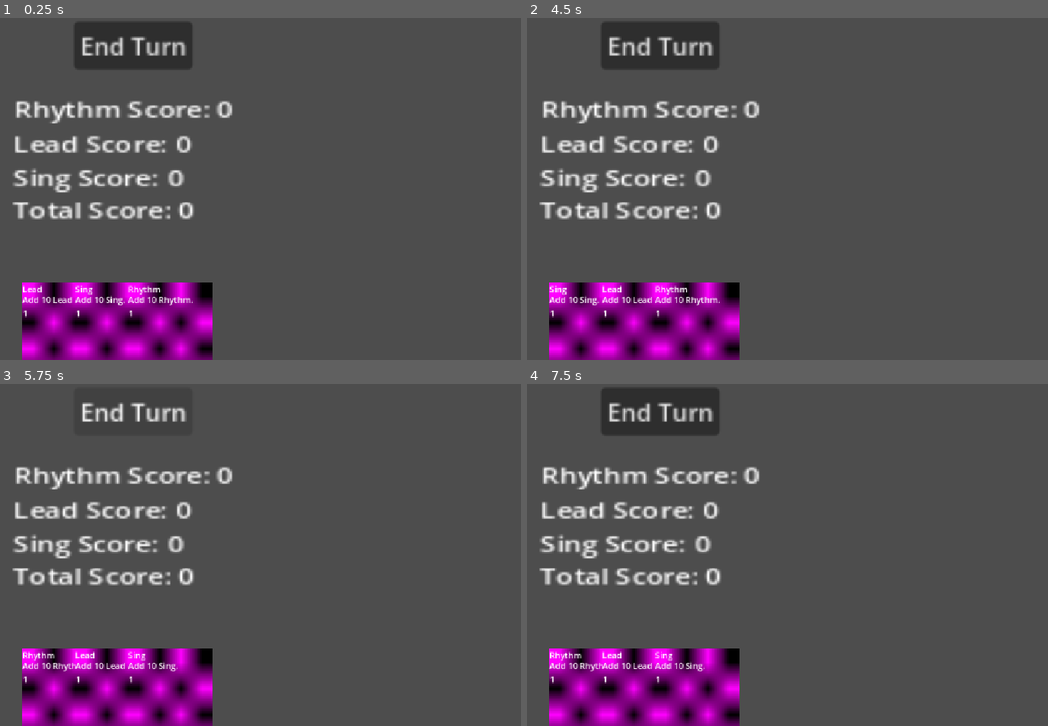
Above: before the commit, frames 1-4 (two rows, left to right).
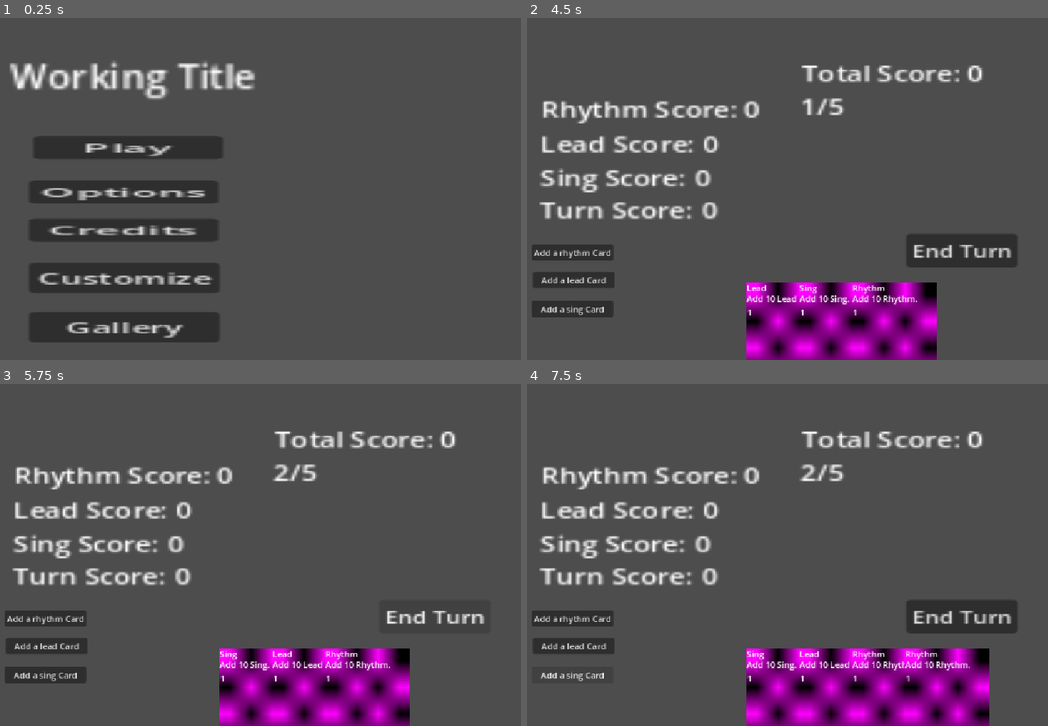
Above: after the commit, the same moments.

Repository: GraysonL133/BandGame
Game: Godot game, scene res://Scenes/Main Menu.tscn
Two runs of this game, one before a commit and one after it. Both use one fixed random seed, a clock stepped at 60 frames per second and the inputs below. Before the commit the project starts from res://Main.tscn.
Inputs (mouse positions are in pixels of both pictures, inside the frame that each line leads up to):
- Up to frame 1 (0.25 s): no input
- Up to frame 2 (4.5 s): click (662, 45) at 0.5 s, where only the run before the commit has a clickable "End Turn"; click (652, 192) at 1.25 s, where only the run after the commit has a clickable "Options"; click (652, 230) at 2 s, where only the run after the commit has a clickable "Credits"; click (652, 277) at 2.75 s, where only the run after the commit has a clickable "Customize"; click (652, 325) at 3.5 s, where only the run after the commit has a clickable "Gallery"; click (657, 147) at 4.25 s, where only the run after the commit has a clickable "Play"
- Up to frame 3 (5.75 s): click "End Turn" at 5 s
- Up to frame 4 (7.5 s): click (573, 619) at 5.75 s, where only the run after the commit has a clickable "Add a rhythm Card"; click (573, 647) at 6.5 s, where only the run after the commit has a clickable "Add a lead Card"; click (573, 674) at 7.25 s, where only the run after the commit has a clickable "Add a sing Card"

The runs differ from the first frame. In frame 1, 24% of the frame differs, in the area x 1-49%, y 1-100%; in frame 2, 24%; in frame 3, 21%; in frame 4, 26%, in the area x 1-95%, y 1-100%.

Commit message:
V0.1
- Added shop
- Added round counter/round label
- Added add rhythm/lead/sing buttons
*Add rhythm button has limited functionality but lowky breaks the game

Diff:
--- a/band-game/Main.tscn
+++ /dev/null
@@ -1,96 +0,0 @@
-[gd_scene format=3 uid="uid://b8jbs1mxfbfx5"]
-
-[ext_resource type="Script" uid="uid://d1ldqep0pyhp8" path="res://Scripts/game.gd" id="1_uu6xs"]
-[ext_resource type="PackedScene" uid="uid://dv1wjw47oodul" path="res://Card.tscn" id="2_r0du0"]
-[ext_resource type="Resource" uid="uid://cfq8vsh4xbmcn" path="res://Cards/Lead.tres" id="3_3dxm6"]
-[ext_resource type="Script" uid="uid://bx6y3057cudoi" path="res://Scripts/card_data.gd" id="3_cm0pq"]
-[ext_resource type="Script" uid="uid://2yfkgw1e5e6i" path="res://Scripts/play_area.gd" id="3_r0du0"]
-[ext_resource type="Resource" uid="uid://d1d64e5neud2i" path="res://Cards/Rhythm.tres" id="4_lgr22"]
-[ext_resource type="Resource" uid="uid://dv58272u34d1a" path="res://Cards/Sing.tres" id="6_trn2v"]
-[ext_resource type="Script" uid="uid://d380rjxeklfh7" path="res://Scripts/label.gd" id="7_lgr22"]
-
-[node name="Main" type="Node2D" unique_id=1658555960]
-script = ExtResource("1_uu6xs")
-card_scene = ExtResource("2_r0du0")
-starting_deck = Array[ExtResource("3_cm0pq")]([ExtResource("3_3dxm6"), ExtResource("4_lgr22"), ExtResource("6_trn2v")])
-
-[node name="CanvasLayer2" type="CanvasLayer" parent="." unique_id=2102306221]
-layer = 2
-
-[node name="PlayArea" type="Control" parent="CanvasLayer2" unique_id=2021892682]
-layout_mode = 3
-anchors_preset = 0
-offset_left = 599.0
-offset_top = -4.0
-offset_right = 639.0
-offset_bottom = 36.0
-scale = Vector2(13.468555, 15.844731)
-script = ExtResource("3_r0du0")
-
-[node name="HandContainer" type="HBoxContainer" parent="." unique_id=1009447220]
-offset_left = 27.0
-offset_top = 502.00006
-offset_right = 27.0
-offset_bottom = 502.00006
-size_flags_horizontal = 3
-theme_override_constants/separation = 100
-
-[node name="Card" parent="HandContainer" unique_id=1717311364 instance=ExtResource("2_r0du0")]
-layout_mode = 2
-metadata/_edit_use_anchors_ = true
-
-[node name="Button" type="Button" parent="." unique_id=971280543]
-offset_left = 225.0
-offset_top = 7.0
-offset_right = 233.0
-offset_bottom = 15.0
-scale = Vector2(2.8720484, 2.9151933)
-text = "End Turn"
-
-[node name="RhythmLabel" type="Label" parent="." unique_id=957274054]
-offset_left = 111.00001
-offset_top = 142.0
-offset_right = 203.0
-offset_bottom = 165.0
-scale = Vector2(3.3019056, 2.5880637)
-text = "Rhythm Label"
-script = ExtResource("7_lgr22")
-
-[node name="LeadLabel" type="Label" parent="." unique_id=1161486049]
-offset_left = 109.0
-offset_top = 208.0
-offset_right = 149.0
-offset_bottom = 231.0
-scale = Vector2(3.3019056, 2.5880637)
-text = "Lead Label"
-script = ExtResource("7_lgr22")
-
-[node name="SingLabel" type="Label" parent="." unique_id=1140446398]
-offset_left = 109.00001
-offset_top = 272.0
-offset_right = 201.0
-offset_bottom = 295.0
-scale = Vector2(3.3019056, 2.5880637)
-text = "Sing Label"
-script = ExtResource("7_lgr22")
-
-[node name="TotalLabel" type="Label" parent="." unique_id=296819040]
-offset_left = 109.00001
-offset_top = 333.0
-offset_right = 201.0
-offset_bottom = 356.0
-scale = Vector2(3.3019056, 2.5880637)
-text = "Total Label"
-script = ExtResource("7_lgr22")
-
-[node name="CanvasLayer" type="CanvasLayer" parent="." unique_id=2069914496]
-
-[node name="ghostContainer" type="HBoxContainer" parent="CanvasLayer" unique_id=1987951497]
-offset_left = 500.0
-offset_top = 300.0
-offset_right = 660.0
-offset_bottom = 500.0
-theme_override_constants/separation = 200
-
-[connection signal="card_played" from="CanvasLayer2/PlayArea" to="HandContainer/Card" method="_on_play_area_card_played"]
-[connection signal="pressed" from="Button" to="." method="_on_button_pressed"]
--- /dev/null
+++ b/band-game/Scenes/Card.tscn
@@ -0,0 +1,45 @@
+[gd_scene format=3 uid="uid://dv1wjw47oodul"]
+
+[ext_resource type="Script" uid="uid://i5hy3wud3d7j" path="res://Scripts/Card.gd" id="1_dd2wi"]
+
+[sub_resource type="LabelSettings" id="LabelSettings_cm0pq"]
+
+[node name="Card" type="Control" unique_id=1717311364]
+layout_mode = 3
+anchors_preset = 15
+anchor_right = 1.0
+anchor_bottom = 1.0
+grow_horizontal = 2
+grow_vertical = 2
+script = ExtResource("1_dd2wi")
+
+[node name="Background" type="TextureRect" parent="." unique_id=1461205092]
+layout_mode = 0
+offset_right = 160.0
+offset_bottom = 200.0
+
+[node name="NameLabel" type="Label" parent="." unique_id=461241499]
+layout_mode = 0
+offset_right = 40.0
+offset_bottom = 23.0
+label_settings = SubResource("LabelSettings_cm0pq")
+
+[node name="DescLabel" type="Label" parent="." unique_id=664386844]
+layout_mode = 0
+offset_top = 20.0
+offset_right = 40.0
+offset_bottom = 43.0
+
+[node name="CostLabel" type="Label" parent="." unique_id=1423256976]
+layout_mode = 0
+offset_left = 1.0
+offset_top = 46.0
+offset_right = 41.0
+offset_bottom = 69.0
+
+[node name="Border" type="Panel" parent="." unique_id=1343991024]
+layout_mode = 0
+offset_left = -5.0
+offset_top = -5.0
+offset_right = 165.0
+offset_bottom = 205.0
--- /dev/null
+++ b/band-game/Scenes/Main Menu.tscn
@@ -0,0 +1,56 @@
+[gd_scene format=3 uid="uid://bh4f606h3ixjw"]
+
+[ext_resource type="Script" uid="uid://c187vurdxjsro" path="res://Scripts/main_menu.gd" id="1_5b7ti"]
+
+[node name="MainMenu" type="Node2D" unique_id=560232698]
+script = ExtResource("1_5b7ti")
+
+[node name="PlayButton" type="Button" parent="." unique_id=1693009426]
+offset_left = 148.0
+offset_top = 224.0
+offset_right = 218.0
+offset_bottom = 255.0
+scale = Vector2(5.1152205, 1.4121588)
+text = "Play"
+
+[node name="optionsButton" type="Button" parent="." unique_id=289227016]
+offset_left = 140.00002
+offset_top = 308.0
+offset_right = 210.00002
+offset_bottom = 339.0
+scale = Vector2(5.1152205, 1.4121588)
+text = "Options"
+
+[node name="CreditsButton" type="Button" parent="." unique_id=426007111]
+offset_left = 140.0
+offset_top = 380.00003
+offset_right = 210.0
+offset_bottom = 411.00003
+scale = Vector2(5.1152205, 1.4121588)
+text = "Credits"
+
+[node name="CustomizeButton" type="Button" parent="." unique_id=1490996985]
+offset_left = 140.0
+offset_top = 464.00003
+offset_right = 229.0
+offset_bottom = 495.00003
+scale = Vector2(4.0465817, 1.8563049)
+text = "Customize"
+
+[node name="GalleryButton" type="Button" parent="." unique_id=1430761079]
+offset_left = 140.0
+offset_top = 557.0
+offset_right = 229.0
+offset_bottom = 588.0
+scale = Vector2(4.0465817, 1.8563049)
+text = "Gallery"
+
+[node name="Label" type="Label" parent="." unique_id=411730666]
+offset_left = 104.0
+offset_top = 61.0
+offset_right = 207.0
+offset_bottom = 84.0
+scale = Vector2(4.5372715, 4.086849)
+text = "Working Title"
+
+[connection signal="pressed" from="PlayButton" to="." method="_on_play_button_pressed"]
--- /dev/null
+++ b/band-game/Scenes/Main.tscn
@@ -0,0 +1,153 @@
+[gd_scene format=3 uid="uid://b8jbs1mxfbfx5"]
+
+[ext_resource type="Script" uid="uid://d1ldqep0pyhp8" path="res://Scripts/game.gd" id="1_vy5pj"]
+[ext_resource type="PackedScene" uid="uid://dv1wjw47oodul" path="res://Scenes/Card.tscn" id="2_bmxlf"]
+[ext_resource type="Script" uid="uid://bx6y3057cudoi" path="res://Scripts/card_data.gd" id="3_4kpch"]
+[ext_resource type="Resource" uid="uid://cfq8vsh4xbmcn" path="res://Cards/Lead.tres" id="4_grg3l"]
+[ext_resource type="Resource" uid="uid://d1d64e5neud2i" path="res://Cards/Rhythm.tres" id="5_frkhe"]
+[ext_resource type="Resource" uid="uid://dv58272u34d1a" path="res://Cards/Sing.tres" id="6_1p5hy"]
+[ext_resource type="Script" uid="uid://5vwghrcpoaqc" path="res://Scripts/Hand.gd" id="7_vy5pj"]
+[ext_resource type="Script" uid="uid://2yfkgw1e5e6i" path="res://Scripts/play_area.gd" id="8_erwvk"]
+[ext_resource type="Script" uid="uid://d380rjxeklfh7" path="res://Scripts/label.gd" id="9_2w5on"]
+
+[node name="Main" type="Node2D" unique_id=1658555960]
+script = ExtResource("1_vy5pj")
+card_scene = ExtResource("2_bmxlf")
+starting_deck = Array[ExtResource("3_4kpch")]([ExtResource("4_grg3l"), ExtResource("5_frkhe"), ExtResource("6_1p5hy")])
+
+[node name="HandLayer" type="CanvasLayer" parent="." unique_id=1302286153]
+layer = 10
+
+[node name="HandContainer" type="Control" parent="HandLayer" unique_id=528911650]
+layout_mode = 3
+anchors_preset = 0
+offset_left = 460.0
+offset_top = 611.0
+offset_right = 500.0
+offset_bottom = 651.0
+script = ExtResource("7_vy5pj")
+
+[node name="Card" parent="HandLayer/HandContainer" unique_id=1717311364 instance=ExtResource("2_bmxlf")]
+layout_mode = 1
+anchors_preset = -1
+anchor_left = -7.7
+anchor_top = -14.95
+anchor_right = -7.7
+anchor_bottom = -14.95
+offset_left = 301.0
+offset_top = 523.0
+offset_right = 301.0
+offset_bottom = 523.0
+grow_horizontal = 1
+grow_vertical = 1
+metadata/_edit_use_anchors_ = true
+
+[node name="WorldLayer" type="CanvasLayer" parent="." unique_id=2102306221]
+layer = 2
+
+[node name="PlayArea" type="Control" parent="WorldLayer" unique_id=2021892682]
+layout_mode = 3
+anchors_preset = 0
+offset_left = 3.0
+offset_top = -4.0
+offset_right = 43.0
+offset_bottom = 36.0
+scale = Vector2(28.588554, 16.484732)
+script = ExtResource("8_erwvk")
+
+[node name="Button" type="Button" parent="WorldLayer" unique_id=971280543]
+offset_left = 801.99994
+offset_top = 408.99997
+offset_right = 879.99994
+offset_bottom = 439.99997
+scale = Vector2(2.695914, 2.0508919)
+text = "End Turn"
+
+[node name="TotalLabel" type="Label" parent="WorldLayer" unique_id=1394098846]
+offset_left = 604.00006
+offset_top = 74.0
+offset_right = 696.00006
+offset_bottom = 97.0
+scale = Vector2(3.3019056, 2.5880637)
+text = "Total Score:"
+script = ExtResource("9_2w5on")
+
+[node name="RoundLabel" type="Label" parent="WorldLayer" unique_id=1907730238]
+offset_left = 601.0
+offset_top = 137.0
+offset_right = 693.0
+offset_bottom = 160.0
+scale = Vector2(3.3019056, 2.5880637)
+text = "Round"
+
+[node name="RhythmLabel" type="Label" parent="WorldLayer" unique_id=957274054]
+offset_left = 111.00001
+offset_top = 142.0
+offset_right = 218.0
+offset_bottom = 165.0
+scale = Vector2(3.3019056, 2.5880637)
+text = "Rhythm Score:"
+script = ExtResource("9_2w5on")
+
+[node name="LeadLabel" type="Label" parent="WorldLayer" unique_id=1161486049]
+offset_left = 109.0
+offset_top = 208.0
+offset_right = 192.0
+offset_bottom = 231.0
+scale = Vector2(3.3019056, 2.5880637)
+text = "Lead Score"
+script = ExtResource("9_2w5on")
+
+[node name="SingLabel" type="Label" parent="WorldLayer" unique_id=1140446398]
+offset_left = 109.00001
+offset_top = 272.0
+offset_right = 201.0
+offset_bottom = 295.0
+scale = Vector2(3.3019056, 2.5880637)
+text = "Sing Score:"
+script = ExtResource("9_2w5on")
+
+[node name="TurnLabel" type="Label" parent="WorldLayer" unique_id=296819040]
+offset_left = 109.00001
+offset_top = 333.0
+offset_right = 201.0
+offset_bottom = 356.0
+scale = Vector2(3.3019056, 2.5880637)
+text = "Turn Score:"
+script = ExtResource("9_2w5on")
+
+[node name="AddRhythmButton" type="Button" parent="WorldLayer" unique_id=1772327008]
+offset_left = 94.0
+offset_top = 429.0
+offset_right = 248.0
+offset_bottom = 460.0
+text = "Add a rhythm Card"
+
+[node name="AddLeadButton" type="Button" parent="WorldLayer" unique_id=246141722]
+offset_left = 96.0
+offset_top = 481.0
+offset_right = 250.0
+offset_bottom = 512.0
+text = "Add a lead Card"
+
+[node name="AddSingButton" type="Button" parent="WorldLayer" unique_id=1565419901]
+offset_left = 94.0
+offset_top = 536.0
+offset_right = 248.0
+offset_bottom = 567.0
+text = "Add a sing Card"
+
+[node name="GhostLayer" type="CanvasLayer" parent="." unique_id=2069914496]
+
+[node name="ghostContainer" type="HBoxContainer" parent="GhostLayer" unique_id=1987951497]
+offset_left = 500.0
+offset_top = 300.0
+offset_right = 660.0
+offset_bottom = 500.0
+theme_override_constants/separation = 200
+
+[connection signal="mouse_entered" from="HandLayer/HandContainer/Card" to="HandLayer/HandContainer/Card" method="_on_mouse_entered"]
+[connection signal="mouse_exited" from="HandLayer/HandContainer/Card" to="HandLayer/HandContainer/Card" method="_on_mouse_exited"]
+[connection signal="card_played" from="WorldLayer/PlayArea" to="HandLayer/HandContainer/Card" method="_on_play_area_card_played"]
+[connection signal="pressed" from="WorldLayer/Button" to="." method="_on_button_pressed"]
+[connection signal="pressed" from="WorldLayer/AddRhythmButton" to="." method="_on_add_rhythm_button_pressed"]
--- /dev/null
+++ b/band-game/Scenes/Shop.tscn
@@ -0,0 +1,16 @@
+[gd_scene format=3 uid="uid://bjy0dh8j6gvfa"]
+
+[ext_resource type="Script" uid="uid://bb78twp5dlc3" path="res://Scripts/shop.gd" id="1_kjfcx"]
+
+[node name="Shop" type="Node2D" unique_id=1341999271]
+script = ExtResource("1_kjfcx")
+
+[node name="Button" type="Button" parent="." unique_id=1979497881]
+offset_left = 313.0
+offset_top = 288.0
+offset_right = 321.0
+offset_bottom = 296.0
+scale = Vector2(3.232348, 3.1002052)
+text = "Back to game"
+
+[connection signal="pressed" from="Button" to="." method="_on_button_pressed"]
--- a/band-game/Scripts/Card.gd
+++ b/band-game/Scripts/Card.gd
@@ -11,10 +11,12 @@
 @onready var cost_label: Label = $CostLabel
 @onready var desc_label: Label = $DescLabel
 @onready var background: TextureRect = $Background
+@onready var border: Panel = $Border
 
 func _ready() -> void:
 	if data:
 		setup(data)
+	border.visible = false
 
 func setup(card_data: CardData) -> void:
 	data = card_data
--- /dev/null
+++ b/band-game/Scripts/Hand.gd
@@ -0,0 +1,11 @@
+extends Control
+
+
+# Called when the node enters the scene tree for the first time.
+func _ready() -> void:
+	pass # Replace with function body.
+
+
+# Called every frame. 'delta' is the elapsed time since the previous frame.
+func _process(delta: float) -> void:
+	pass
--- a/band-game/Scripts/game.gd
+++ b/band-game/Scripts/game.gd
@@ -3,12 +3,21 @@
 
 @export var card_scene: PackedScene          # Card.tscn
 @export var starting_deck: Array[CardData] = []
+@onready var roundLabel = $WorldLayer/RoundLabel
 
 # Declare Score Variables
 @onready var rhythmScore = 0
 @onready var leadScore = 0
 @onready var singScore = 0
 @onready var totalScore = 0
+@onready var turnScore = 0
+
+#Declare which round it is
+@onready var currentRound = 0
+@export var roundTarget = 5
+
+@onready var spacing = 100
+
 var ghost_nodes: Array = []
 var deck: Array[CardData] = []
 var hand: Array[Card] = []
@@ -17,8 +26,8 @@
 
 const HAND_SIZE := 5
 
-@onready var hand_container: HBoxContainer = $HandContainer
-@onready var ghost_container: HBoxContainer = $CanvasLayer/ghostContainer
+@onready var hand_container = $HandLayer/HandContainer
+@onready var ghost_container: HBoxContainer = $GhostLayer/ghostContainer
 
 @onready var ghost: Control
 
@@ -29,7 +38,7 @@
 
 
 func _ready_connections() -> void:
-	$CanvasLayer2/PlayArea.card_played.connect(_on_card_played)
+	$WorldLayer/PlayArea.card_played.connect(_on_card_played)
 
 func _on_card_played(card: Card) -> void:
 
@@ -45,7 +54,6 @@
 	hand.erase(card)
 	discard.append(card_data)
 	card.queue_free()                # remove the scene instance
-
 func apply_effect(card_data: CardData) -> void:
 	match card_data.effect:
 		CardData.Effect.Rhythm:
@@ -61,17 +69,19 @@
 
 func calculateScore(rhythm, lead, sing):
 	for i in range(rCards.size()):
-		totalScore = (((totalScore + rCards[i].rhythm) * lead) * sing)
+		turnScore = (((totalScore + rCards[i].rhythm) * lead) * sing)
+	totalScore = (totalScore + turnScore)
 
 func clearScore():
-	rhythmScore = 0;
-	leadScore = 0;
-	singScore = 0;
-	totalScore = 0;
+	rhythmScore = 0
+	leadScore = 0
+	singScore = 0
+	turnScore = 0
 
 func clear_ghosts():
-	for i in ghost_nodes.size():
-		ghost.queue_free()
+	for ghost_node in ghost_nodes:
+		ghost_node.queue_free()
+
 	ghost_nodes.clear()
 	rCards.clear()
 
@@ -111,10 +121,21 @@
 	hand_container.add_child(card)   # HBoxContainer lays it out for us
 	card.setup(card_data)
 	hand.append(card)
+	rearrange_hand()
 
 func draw_hand() -> void:
 	for i in HAND_SIZE:
 		draw_card()
+
+func rearrange_hand():
+	for i in range(hand.size()):
+		var card = hand[i]
+
+		# Calculate Y position: index multiplied by spacing
+		var target_x = i * spacing
+
+		# Set the position (X stays 0, Y changes based on position in hand)
+		card.global_position = Vector2(500 + target_x, 500)
 
 func reshuffle_discard_into_deck() -> void:
 	deck.append_array(discard)
@@ -123,8 +144,10 @@
 
 # game.gd (continued)
 func start_turn() -> void:
+	updateRound()
 	energy = max_energy
 	draw_hand()
+
 
 
 func end_turn() -> void:
@@ -136,11 +159,30 @@
 	hand.clear()
 	clear_ghosts()
 	clearScore()
-	start_turn()                     # next turn (enemy turn would go here)
+	start_turn()
+	if (currentRound > roundTarget):
+		goToShop()                     # next turn (enemy turn would go here)
 
+func goToShop():
+	get_tree().change_scene_to_file("res://Scenes/Shop.tscn")
+
+func updateRound():
+	currentRound = currentRound + 1
+	print(str(currentRound) + "/" + str(roundTarget))
+	roundLabel.text = str(currentRound) + "/" + str(roundTarget)
 
 func _on_button_pressed() -> void:
 	end_turn()
 
 var ghost_time := 0.0
 var ghost_start_y := 0.0
+
+
+func _on_add_rhythm_button_pressed() -> void:                 # nothing left anywhere
+
+	var card_data: CardData = preload("res://Cards/Rhythm.tres")
+	var card: Card = card_scene.instantiate()
+	hand_container.add_child(card)   # HBoxContainer lays it out for us
+	card.setup(card_data)
+	hand.append(card)
+	rearrange_hand()
--- a/band-game/Scripts/label.gd
+++ b/band-game/Scripts/label.gd
@@ -4,14 +4,16 @@
 @onready var leadLabel = $"../LeadLabel"
 @onready var singLabel = $"../SingLabel"
 @onready var totalLabel = $"../TotalLabel"
+@onready var turnLabel = $"../TurnLabel"
 
 # Called when the node enters the scene tree for the first time.
 func _ready() -> void:
 	pass
 
 # Called every frame. 'delta' is the elapsed time since the previous frame.
-func _process(delta: float) -> void:
+func _process(_delta: float) -> void:
 	rhythmLabel.text = "Rhythm Score: " + str(owner.rhythmScore)
 	leadLabel.text = "Lead Score: " + str(owner.leadScore)
 	singLabel.text = "Sing Score: " + str(owner.singScore)
 	totalLabel.text = "Total Score: " + str(owner.totalScore)
+	turnLabel.text = "Turn Score: " + str(owner.turnScore)
--- /dev/null
+++ b/band-game/Scripts/main_menu.gd
@@ -0,0 +1,15 @@
+extends Node2D
+
+
+# Called when the node enters the scene tree for the first time.
+func _ready() -> void:
+	pass # Replace with function body.
+
+
+# Called every frame. 'delta' is the elapsed time since the previous frame.
+func _process(delta: float) -> void:
+	pass
+
+
+func _on_play_button_pressed() -> void:
+	get_tree().change_scene_to_file("res://Scenes/Main.tscn")
--- /dev/null
+++ b/band-game/Scripts/shop.gd
@@ -0,0 +1,15 @@
+extends Node2D
+
+
+# Called when the node enters the scene tree for the first time.
+func _ready() -> void:
+	pass # Replace with function body.
+
+
+# Called every frame. 'delta' is the elapsed time since the previous frame.
+func _process(delta: float) -> void:
+	pass
+
+
+func _on_button_pressed() -> void:
+	get_tree().change_scene_to_file("res://Scenes/Main.tscn")
--- a/band-game/project.godot
+++ b/band-game/project.godot
@@ -11,7 +11,7 @@
 [application]
 
 config/name="Band Game"
-run/main_scene="uid://b8jbs1mxfbfx5"
+run/main_scene="uid://bh4f606h3ixjw"
 config/features=PackedStringArray("4.7", "Forward Plus")
 
 [display]
Not shown, added: band-game/Scripts/Hand.gd.uid
Not shown, added: band-game/Scripts/main_menu.gd.uid
Not shown, added: band-game/Scripts/shop.gd.uid
